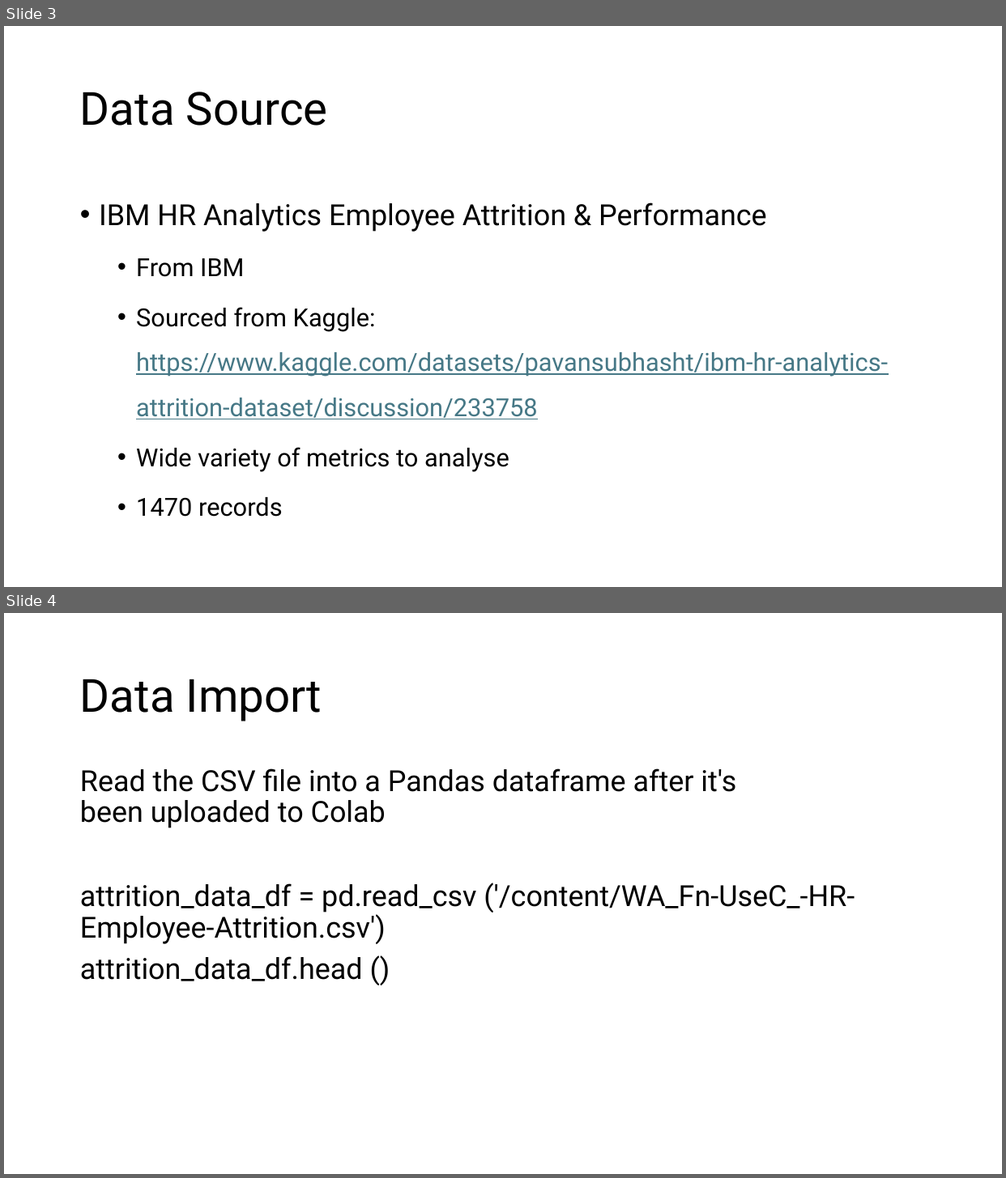
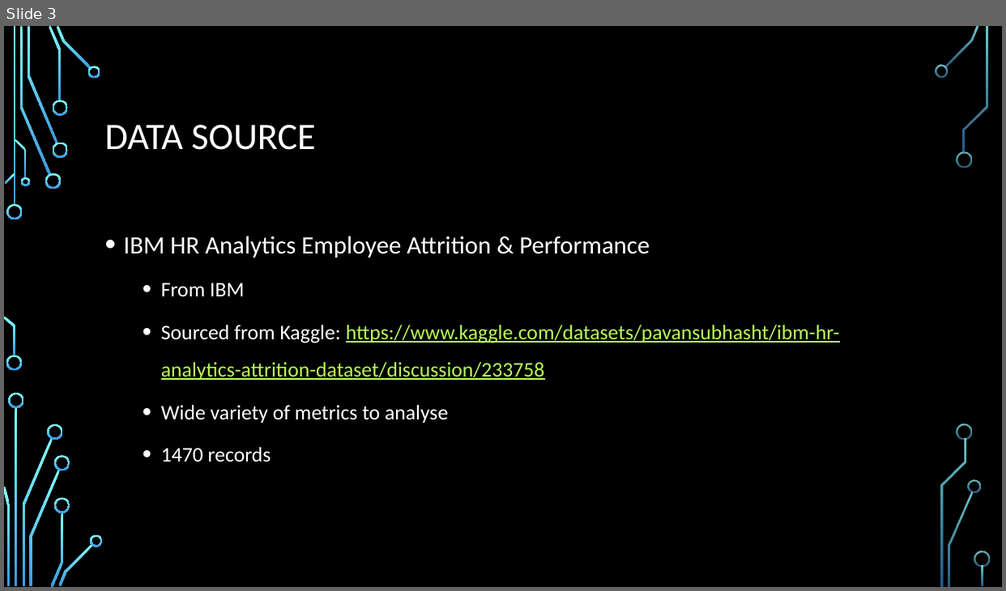
Before and after one commit to ddaniel2024/Project-4, a slide deck: Employee Attrition Prediction Presentation.pptx. Shown one above the other, each under a label of ours: slides 3 and 4 before the commit, slide 3 after it. The pictures are 1006x1178 and 1006x591 pixels, drawn with LibreOffice and Linux fonts; fonts in the diff are those of the drawing; background and template pictures are left out. Boxes give left, top, right and bottom in pixels: in the first picture for what was removed or moved away, otherwise in the second. Text is boxed around its words. In the diff, an @@ line names an element or a change of style, - is before the commit and + after.

```diff
--- a/Employee Attrition Prediction Presentation.pptx
+++ b/Employee Attrition Prediction Presentation.pptx
@@ slide 4 removed at <box>4,613,1002,1174</box>, background #FFFFFF @@
@@ title removed at <box>80,679,322,722</box> @@
-Data Import
@@ text removed at <box>80,769,854,982</box> @@
-Read the CSV file into a Pandas dataframe after it's been uploaded to Colab
-attrition_data_df = pd.read_csv ('/content/WA_Fn-UseC_-HR-Employee-Attrition.csv')
-attrition_data_df.head ()
@@ slide 3 changed as well @@
@@ background #FFFFFF to picture (left out) @@
@@ title at <box>105,125,315,150</box>: text changed; size 44 to 36 pt; font Roboto to Calibri; text colour #000000 to #FFFFFF @@
-Data Source
+DATA SOURCE
@@ text "IBM HR Analytics Employee Attrition ...": place and size @@
-text "IBM HR Analytics Employee Attrition ..." at <box>99,203,888,517</box>
+text "IBM HR Analytics Employee Attrition ..." at <box>124,236,840,462</box>
@@ text "IBM HR Analytics Employee Attrition ..." at <box>124,236,840,462</box>: size 28 to 24 pt in "IBM HR Analytics Employee Attrition & Performance"; font Roboto to Calibri; text colour #000000 to #FFFFFF in "IBM HR Analytics Employee Attrition & Performance", "From IBM", "Sourced from Kaggle:", "Wide variety of metrics to analyse" and 1 more places; size 24 to 20 pt in "From IBM", "Sourced from Kaggle: https://www.kaggle.com/datasets/pavansu ...", "Wide variety of metrics to analyse", "1470 records"; text colour #467886 to #B8FA56 in "https://www.kaggle.com/datasets/pavansubhasht/ibm-hr-analyti ..." @@
@@ group added at <box>4,26,990,587</box>: 33 freeform shapes, 3 rectangles @@
```
Also in this commit, not shown: 13 other slides changed, 4 slides added, 1 other slide removed, 1 other file.
